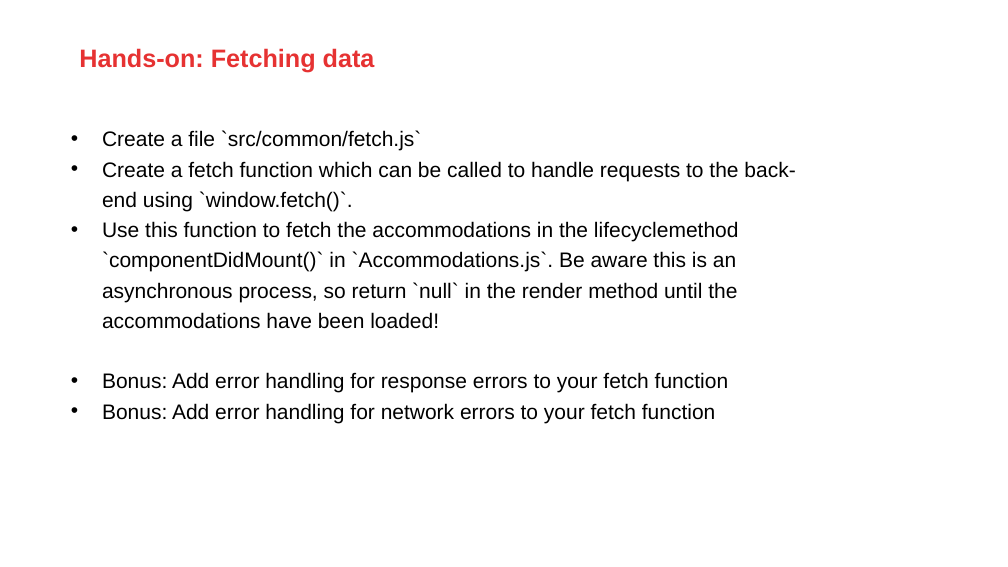
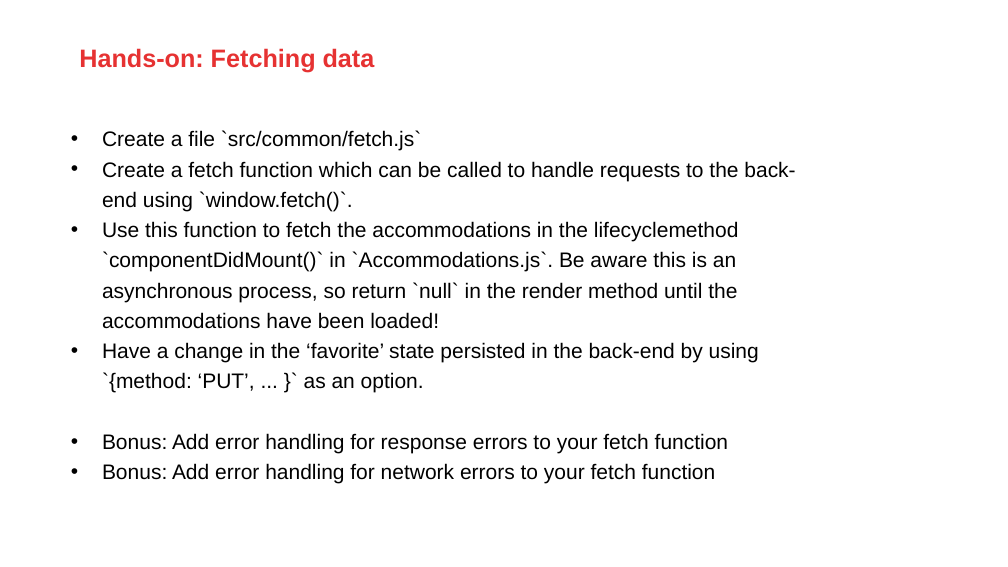
Before and after one commit to AMIS-Services/react-series, a slide deck: slide 9 of sig2/slides/SIG react 2.pptx. Drawn at 1008x567 pixels with LibreOffice and Linux fonts; fonts in the diff are those of the drawing; background and template pictures are left out. Boxes give left, top, right and bottom in pixels: in the first picture for what was removed or moved away, otherwise in the second. Text is boxed around its words. In the diff, an @@ line names an element or a change of style, - is before the commit and + after.

```diff
--- a/sig2/slides/SIG react 2.pptx
+++ b/sig2/slides/SIG react 2.pptx
@@ text at box(102, 342, 759, 393): paragraph added @@
+• Have a change in the ‘favorite’ state persisted in the back-end by using `{method: ‘PUT’, ... }` as an option.
```
Also in this commit, not shown: 5 other slides changed, 5 slides added, 5 slides removed, 6 other files.
